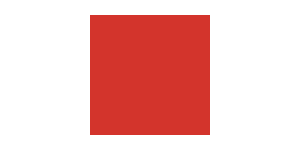
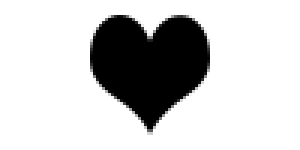
The second (300, 150) image is a revision of the first. Changes to its layers:
hid "Square", painted on it over 90, 15, 210, 135
showed "Heart", painted on it over 90, 15, 210, 135
